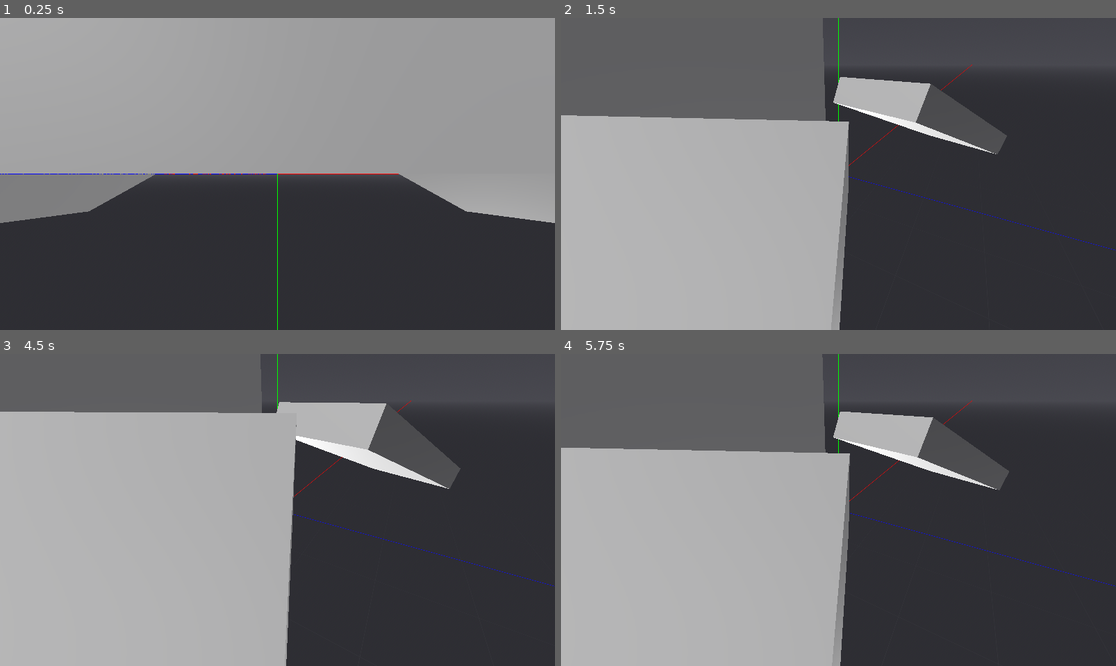
Above: before the commit, frames 1-4 (two rows, left to right).
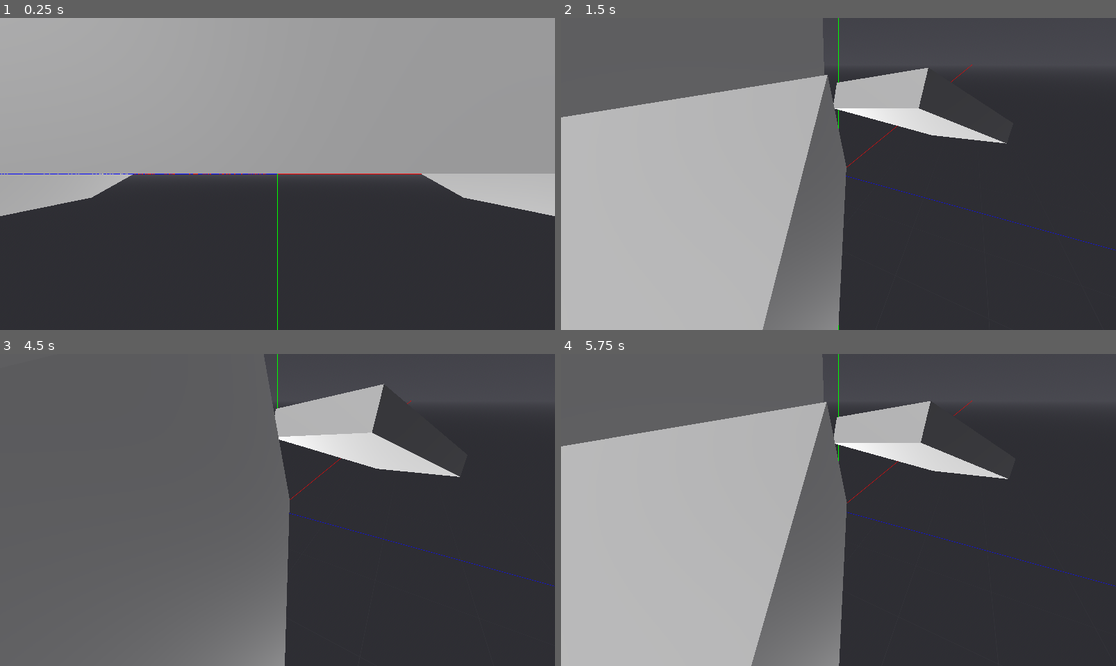
Above: after the commit, the same moments.

Repository: Nusiq/McGdModeling
Game: Godot game, scene res://3d/_example/hardcoded_dolphin.tscn
Two runs of this game, one before a commit and one after it. Both use one fixed random seed, a clock stepped at 60 frames per second and the inputs below. This scene is started directly instead of the project's main scene.
Inputs (mouse positions are in pixels of both pictures, inside the frame that each line leads up to):
- Up to frame 1 (0.25 s): no input
- Up to frame 2 (1.5 s): tap Enter at 0.5 s; move the mouse to (960, 158) at 0.52 s; hold Middle mouse button (gesture.pan_view) 0.53-1.28 s; tap Space at 1.25 s; move the mouse to (727, 189) at 1.27 s; tap 1 (shortcut.activate_bone_mode) at 1.35 s
- Up to frame 3 (4.5 s): tap Enter at 2, 3.5 s; move the mouse to (333, 441) at 2.02 s; hold 2 (shortcut.activate_mesh_mode) 2.03-2.78 s; tap Space at 2.75, 4.25 s; move the mouse to (249, 572) at 2.77 s; tap ` (shortcut.activate_scene_mode) at 2.85 s; move the mouse to (444, 556) at 3.52 s; press the mouse at (444, 556) at 3.53 s; move the mouse to (111, 463) at 4.27 s; release the mouse at (111, 463) at 4.28 s; tap Mouse wheel up (shortcut.zoom_in_view) at 4.35 s
- Up to frame 4 (5.75 s): move the mouse to (866, 510) at 5.02 s; hold Mouse wheel down (shortcut.zoom_out_view) from 5.03 s (still down)

The runs differ from the first frame. In frame 1, 5.9% of the frame differs, in the area x 0-100%, y 49-66%; in frame 2, 11%; in frame 3, 45%, in the area x 0-83%, y 0-100%; in frame 4, 13%.

Commit message:
Fixed incorrect rotation order in mc_model_node pivots: XYZ -> ZYX.

Diff:
--- a/3d/mc_model_node/mc_model_node.tscn
+++ b/3d/mc_model_node/mc_model_node.tscn
@@ -6,7 +6,7 @@
 script = ExtResource("1_itjx3")
 
 [node name="Pivot" type="Marker3D" parent="."]
-rotation_order = 0
+rotation_order = 5
 
 [node name="CounterPivot" type="Marker3D" parent="Pivot"]
-rotation_order = 0
+rotation_order = 5
